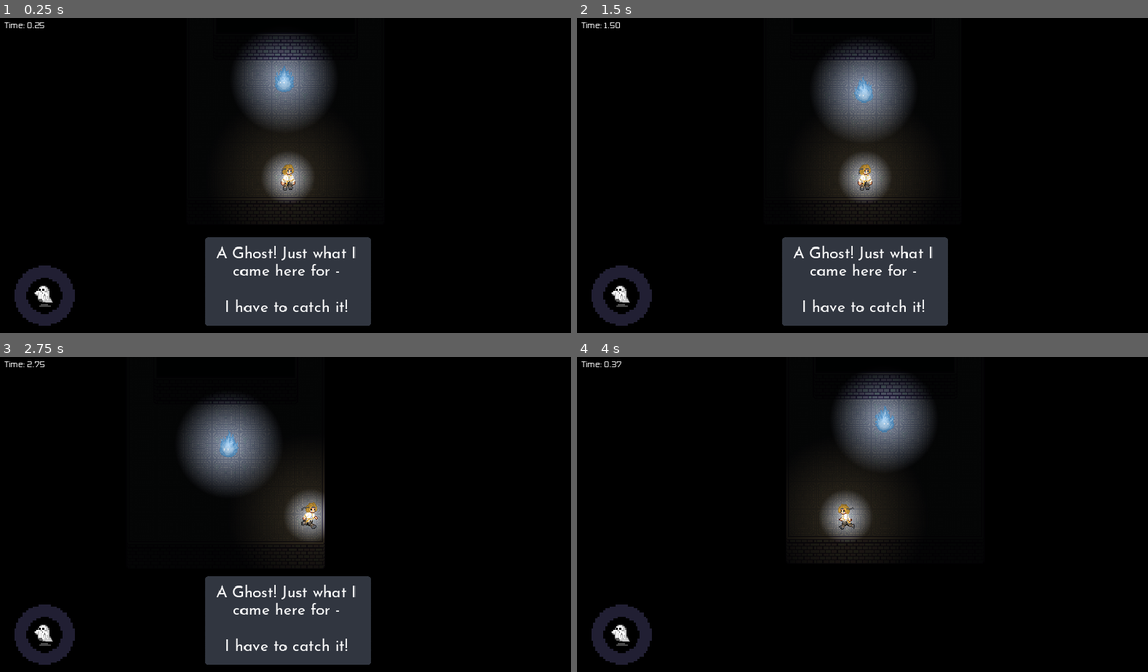
Above: before the commit, frames 1-4 (two rows, left to right).
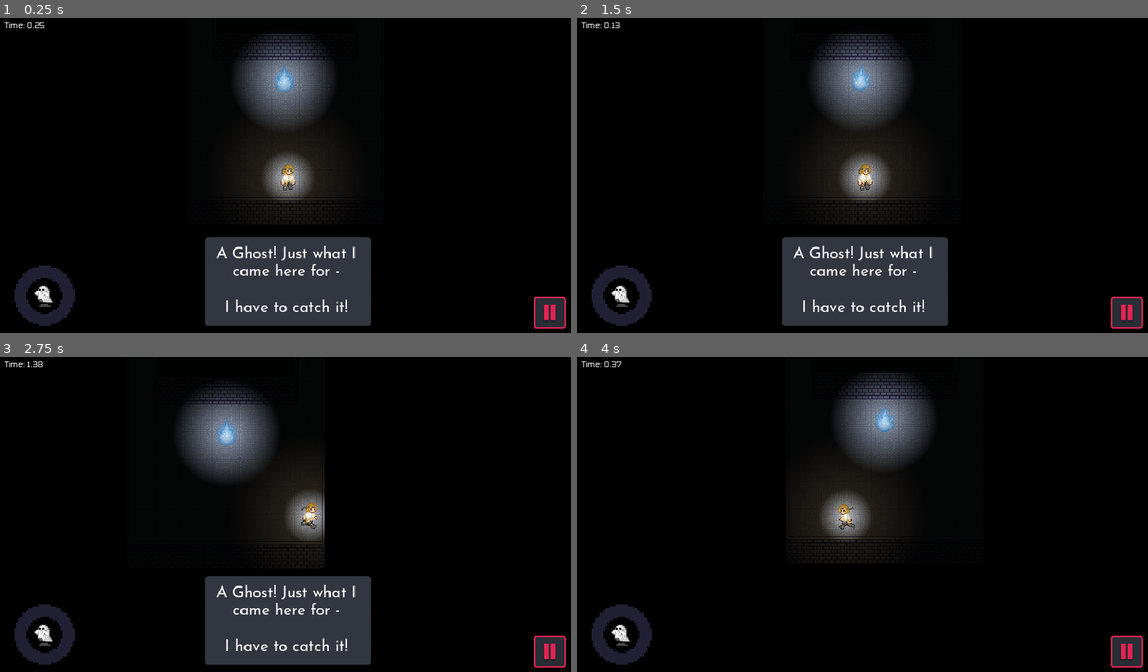
Above: after the commit, the same moments.

Repository: junyynyyn/Summer-Jam-2024
Game: Godot game, scene res://Scenes/Levels/Level1.tscn
Same seed, same stepped clock (60 frames per second), same inputs: the game is played once before the commit and once after it. This scene is started directly instead of the project's main scene.
Inputs (mouse positions are in pixels of both pictures, inside the frame that each line leads up to):
- Up to frame 1 (0.25 s): no input
- Up to frame 2 (1.5 s): click (1125, 314) at 0.52 s; click (799, 112) at 1.27 s
- Up to frame 3 (2.75 s): tap E at 2 s; move the mouse to (416, 501) at 2.02 s; hold D (right) from 2.03 s (still down); click (416, 501) at 2.1 s; tap W (up) at 2.27 s
- Up to frame 4 (4 s): release D (right) at 2.75 s; tap Enter at 2.75, 3.5 s; drag from (748, 533) to (885, 514) at 2.77 s; move the mouse to (925, 445) at 3.52 s; hold A (left) from 3.53 s (still down); tap R at 3.6 s

The runs differ from the first frame. In frame 1, 0.6% of the frame differs, in the area x 93-100%, y 88-99%; in frame 2, 2.9%; in frame 3, 3.0%, in the area x 4-100%, y 1-99%; in frame 4, 0.6%.

Commit message:
moved hook points

Diff:
--- a/UniMelb Game Jam/Scenes/Levels/Level4.tscn
+++ b/UniMelb Game Jam/Scenes/Levels/Level4.tscn
@@ -15,15 +15,15 @@
 ThreeStar = 9.25
 Gold = 8.3
 
-[node name="TileMap" parent="." index="2"]
+[node name="TileMap" parent="." index="1"]
 layer_0/tile_data = PackedInt32Array(458759, 65540, 1, 524295, 65540, 1, 589831, 65540, 1, 655367, 65540, 1, 720903, 65 …(4120 unchanged characters)…
 layer_1/tile_data = PackedInt32Array(458758, 4, 1, 524294, 4, 1, 589830, 4, 1, 655366, 4, 1, 720902, 4, 1, 786438, 4, 1 …(2863 unchanged characters)…
 
 [node name="HookPoint2" parent="Objects" index="0" instance=ExtResource("5_qb1b1")]
-position = Vector2(433, 432)
+position = Vector2(464, 432)
 
 [node name="HookPoint3" parent="Objects" index="1" instance=ExtResource("5_qb1b1")]
-position = Vector2(1136, 174)
+position = Vector2(1136, 176)
 
 [node name="Running Ghost" parent="Objects" index="2" instance=ExtResource("2_c0hr7")]
 position = Vector2(276, 430)
--- a/UniMelb Game Jam/Scenes/Levels/Level5.tscn
+++ b/UniMelb Game Jam/Scenes/Levels/Level5.tscn
@@ -17,7 +17,7 @@
 ThreeStar = 20.0
 Gold = 17.15
 
-[node name="TileMap" parent="." index="2"]
+[node name="TileMap" parent="." index="1"]
 layer_0/tile_data = PackedInt32Array(458757, 65540, 1, 524293, 65540, 1, 589829, 65540, 1, 458758, 65540, 1, 524294, 65 …(7611 unchanged characters)…
 layer_1/tile_data = PackedInt32Array(655365, 65540, 2, 655366, 65540, 2, 655367, 65540, 2, 655368, 65540, 2, 655369, 19 …(4811 unchanged characters)…
 layer_2/tile_data = PackedInt32Array(983055, 4, 1, 917519, 4, 1, 851983, 4, 1, 786447, 4, 1, 720911, 4, 1, 655375, 4, 1 …(251 unchanged characters)…
@@ -39,19 +39,19 @@
 target_teleporter = NodePath("../TeleportPad3")
 
 [node name="HookPoint" parent="Objects" index="4" instance=ExtResource("7_4h86s")]
-position = Vector2(845, 274)
+position = Vector2(848, 272)
 
 [node name="HookPoint2" parent="Objects" index="5" instance=ExtResource("7_4h86s")]
-position = Vector2(792, 467)
+position = Vector2(784, 464)
 
 [node name="HookPoint3" parent="Objects" index="6" instance=ExtResource("7_4h86s")]
-position = Vector2(560, 270)
+position = Vector2(560, 272)
 
 [node name="HookPoint4" parent="Objects" index="7" instance=ExtResource("7_4h86s")]
-position = Vector2(562, 847)
+position = Vector2(560, 848)
 
 [node name="HookPoint5" parent="Objects" index="8" instance=ExtResource("7_4h86s")]
-position = Vector2(1307, 365)
+position = Vector2(1296, 368)
 
 [node name="Running Ghost12" parent="Ghosts" index="0" instance=ExtResource("4_1ivm4")]
 position = Vector2(561, 674)
--- a/UniMelb Game Jam/Scenes/Levels/Level6.tscn
+++ b/UniMelb Game Jam/Scenes/Levels/Level6.tscn
@@ -22,28 +22,28 @@
 layer_2/tile_data = PackedInt32Array(458738, 131076, 1, 458740, 4, 1)
 
 [node name="HookPoint" parent="Objects" index="0" instance=ExtResource("2_r7eox")]
-position = Vector2(-495, 111)
+position = Vector2(-496, 112)
 
 [node name="HookPoint3" parent="Objects" index="1" instance=ExtResource("2_r7eox")]
-position = Vector2(-302, 311)
+position = Vector2(-304, 304)
 
 [node name="HookPoint2" parent="Objects" index="2" instance=ExtResource("2_r7eox")]
-position = Vector2(-303, 13)
+position = Vector2(-304, 16)
 
 [node name="HookPoint4" parent="Objects" index="3" instance=ExtResource("2_r7eox")]
-position = Vector2(-306, -498)
+position = Vector2(-304, -496)
 
 [node name="HookPoint5" parent="Objects" index="4" instance=ExtResource("2_r7eox")]
-position = Vector2(562, -758)
+position = Vector2(560, -752)
 
 [node name="HookPoint6" parent="Objects" index="5" instance=ExtResource("2_r7eox")]
-position = Vector2(178, -926)
+position = Vector2(176, -912)
 
 [node name="HookPoint7" parent="Objects" index="6" instance=ExtResource("2_r7eox")]
-position = Vector2(556, -901)
+position = Vector2(560, -912)
 
 [node name="HookPoint8" parent="Objects" index="7" instance=ExtResource("2_r7eox")]
-position = Vector2(939, -910)
+position = Vector2(944, -912)
 
 [node name="Running Ghost" parent="Ghosts" index="0" instance=ExtResource("4_c8dil")]
 position = Vector2(-303, 196)
@@ -96,7 +96,7 @@
 position = Vector2(172, -230)
 
 [node name="Mirrored Ghost4" parent="Ghosts" index="16" instance=ExtResource("4_gmou5")]
-position = Vector2(944, -848)
+position = Vector2(944, -832)
 
 [node name="Mirrored Ghost5" parent="Ghosts" index="17" instance=ExtResource("4_gmou5")]
 position = Vector2(841, -77)
--- a/UniMelb Game Jam/Scenes/Levels/Level7.tscn
+++ b/UniMelb Game Jam/Scenes/Levels/Level7.tscn
@@ -64,10 +64,10 @@
 position = Vector2(375, 620)
 
 [node name="HookPoint" parent="Ghosts" index="9" instance=ExtResource("3_wayfx")]
-position = Vector2(18, 624)
+position = Vector2(16, 624)
 
 [node name="HookPoint2" parent="Ghosts" index="10" instance=ExtResource("3_wayfx")]
-position = Vector2(749, 625)
+position = Vector2(752, 624)
 
 [node name="Running Ghost" parent="Ghosts" index="11" instance=ExtResource("5_udbc6")]
 position = Vector2(639, 178)
--- a/UniMelb Game Jam/Scenes/Levels/Level8.tscn
+++ b/UniMelb Game Jam/Scenes/Levels/Level8.tscn
@@ -25,34 +25,34 @@
 position = Vector2(48, -144)
 
 [node name="HookPoint2" parent="Objects" index="1" instance=ExtResource("2_img6x")]
-position = Vector2(49, -333)
+position = Vector2(48, -336)
 
 [node name="HookPoint3" parent="Objects" index="2" instance=ExtResource("2_img6x")]
-position = Vector2(115, -768)
+position = Vector2(112, -752)
 
 [node name="HookPoint4" parent="Objects" index="3" instance=ExtResource("2_img6x")]
 position = Vector2(-16, -1168)
 
 [node name="HookPoint5" parent="Objects" index="4" instance=ExtResource("2_img6x")]
-position = Vector2(113, -1426)
+position = Vector2(112, -1424)
 
 [node name="HookPoint6" parent="Objects" index="5" instance=ExtResource("2_img6x")]
-position = Vector2(114, -1814)
+position = Vector2(112, -1808)
 
 [node name="HookPoint7" parent="Objects" index="6" instance=ExtResource("2_img6x")]
-position = Vector2(-15, -2894)
+position = Vector2(-16, -2896)
 
 [node name="HookPoint9" parent="Objects" index="7" instance=ExtResource("2_img6x")]
-position = Vector2(113, -3394)
+position = Vector2(112, -3376)
 
 [node name="HookPoint10" parent="Objects" index="8" instance=ExtResource("2_img6x")]
-position = Vector2(-16, -3277)
+position = Vector2(-16, -3280)
 
 [node name="HookPoint8" parent="Objects" index="9" instance=ExtResource("2_img6x")]
-position = Vector2(-15, -2580)
+position = Vector2(-16, -2576)
 
 [node name="HookPoint11" parent="Objects" index="10" instance=ExtResource("2_img6x")]
-position = Vector2(114, -3063)
+position = Vector2(112, -3056)
 
 [node name="Running Ghost" parent="Ghosts" index="0" instance=ExtResource("3_jy03n")]
 position = Vector2(-15, -626)
--- a/UniMelb Game Jam/Scenes/Levels/Level9.tscn
+++ b/UniMelb Game Jam/Scenes/Levels/Level9.tscn
@@ -21,34 +21,34 @@
 layer_0/tile_data = PackedInt32Array(458759, 65540, 1, 524295, 65540, 1, 589831, 65540, 1, 458760, 65540, 1, 524296, 65 …(14996 unchanged characters)…
 
 [node name="HookPoint" parent="Objects" index="0" instance=ExtResource("3_p7722")]
-position = Vector2(273, 174)
+position = Vector2(272, 176)
 
 [node name="HookPoint2" parent="Objects" index="1" instance=ExtResource("3_p7722")]
-position = Vector2(840, 272)
+position = Vector2(848, 272)
 
 [node name="HookPoint4" parent="Objects" index="2" instance=ExtResource("3_p7722")]
-position = Vector2(1139, 201)
+position = Vector2(1136, 208)
 
 [node name="HookPoint7" parent="Objects" index="3" instance=ExtResource("3_p7722")]
-position = Vector2(1456, 177)
+position = Vector2(1456, 176)
 
 [node name="HookPoint5" parent="Objects" index="4" instance=ExtResource("3_p7722")]
-position = Vector2(1876, 559)
+position = Vector2(1872, 560)
 
 [node name="HookPoint8" parent="Objects" index="5" instance=ExtResource("3_p7722")]
-position = Vector2(1582, 561)
+position = Vector2(1584, 560)
 
 [node name="HookPoint9" parent="Objects" index="6" instance=ExtResource("3_p7722")]
-position = Vector2(1233, 655)
+position = Vector2(1232, 656)
 
 [node name="HookPoint6" parent="Objects" index="7" instance=ExtResource("3_p7722")]
-position = Vector2(1996, 175)
+position = Vector2(2000, 176)
 
 [node name="HookPoint10" parent="Objects" index="8" instance=ExtResource("3_p7722")]
-position = Vector2(2136, 175)
+position = Vector2(2128, 176)
 
 [node name="HookPoint3" parent="Objects" index="9" instance=ExtResource("3_p7722")]
-position = Vector2(524, 177)
+position = Vector2(528, 176)
 
 [node name="TeleportPad" parent="Objects" index="10" node_paths=PackedStringArray("target_teleporter") instance=ExtResource("4_70ly7")]
 position = Vector2(1703, 176)
@@ -58,7 +58,7 @@
 position = Vector2(1708, 564)
 
 [node name="TeleportPad3" parent="Objects" index="12" node_paths=PackedStringArray("target_teleporter") instance=ExtResource("4_70ly7")]
-position = Vector2(2192, 175)
+position = Vector2(2208, 176)
 target_teleporter = NodePath("../TeleportPad2")
 
 [node name="Running Ghost" parent="Ghosts" index="0" instance=ExtResource("4_i68eu")]
@@ -89,7 +89,7 @@
 position = Vector2(1232, 555)
 
 [node name="Running Ghost8" parent="Ghosts" index="9" instance=ExtResource("4_i68eu")]
-position = Vector2(2057, 177)
+position = Vector2(2064, 176)
 
 [node name="Teleporting Ghost" parent="Ghosts" index="10" node_paths=PackedStringArray("teleport_point_1", "teleport_point_2") instance=ExtResource("6_6d0dg")]
 position = Vector2(1550, 79)
--- a/UniMelb Game Jam/Scenes/Menus/Settings.tscn
+++ b/UniMelb Game Jam/Scenes/Menus/Settings.tscn
@@ -6,8 +6,6 @@
 [ext_resource type="Texture2D" uid="uid://c66fu2ywu4ms2" path="res://Sprites/UI/Home Button.png" id="2_h3rpq"]
 [ext_resource type="Texture2D" uid="uid://cl5vgo46f5wj3" path="res://Sprites/UI/Home Button Hover.png" id="3_7se7m"]
 [ext_resource type="PackedScene" uid="uid://b8mnu874wf7pu" path="res://Scenes/Levels/Volume Slider.tscn" id="3_nah48"]
-[ext_resource type="Texture2D" uid="uid://b2o4hsfmm4ml0" path="res://Sprites/UI/Left Arrow.png" id="7_rycjf"]
-[ext_resource type="Texture2D" uid="uid://rfk0hubvp62g" path="res://Sprites/UI/Left Arrow Hover.png" id="8_d8eka"]
 
 [node name="Settings" type="Control"]
 layout_mode = 3
@@ -129,25 +127,7 @@
 ignore_texture_size = true
 stretch_mode = 0
 
-[node name="Back Button" type="TextureButton" parent="."]
-layout_mode = 1
-anchors_preset = -1
-anchor_left = 0.035
-anchor_top = 0.06
-anchor_right = 0.116
-anchor_bottom = 0.938
-offset_left = 87.68
-offset_top = 473.12
-offset_right = 73.368
-offset_bottom = -16.824
-grow_vertical = 0
-texture_normal = ExtResource("7_rycjf")
-texture_hover = ExtResource("8_d8eka")
-ignore_texture_size = true
-stretch_mode = 0
-
 [connection signal="value_changed" from="Master" to="." method="_on_master_value_changed"]
 [connection signal="changed" from="Music" to="." method="_on_music_changed"]
 [connection signal="changed" from="Sound Effects" to="." method="_on_sound_effects_changed"]
 [connection signal="pressed" from="Home" to="." method="_on_home_pressed"]
-[connection signal="pressed" from="Back Button" to="." method="_on_back_button_pressed"]
--- a/UniMelb Game Jam/Scenes/ui.tscn
+++ b/UniMelb Game Jam/Scenes/ui.tscn
@@ -20,6 +20,8 @@
 [ext_resource type="PackedScene" uid="uid://c15ai7m52mkbj" path="res://Scenes/Menus/pause_menu.tscn" id="16_xwc3m"]
 [ext_resource type="Theme" uid="uid://delu8ktxuye4b" path="res://Animations/ui.tres" id="17_skp2h"]
 [ext_resource type="Texture2D" uid="uid://dl1bm6vo0ox5c" path="res://Sprites/ZZ5H.png" id="18_chx8y"]
+[ext_resource type="Texture2D" uid="uid://dkce7v7hxoocr" path="res://Sprites/UI/Default.png" id="21_homnm"]
+[ext_resource type="Texture2D" uid="uid://bqtscy6k62uy7" path="res://Sprites/UI/Hover.png" id="22_rdgm1"]
 
 [sub_resource type="Curve" id="Curve_ss43x"]
 _data = [Vector2(0.0028169, 1), 0.0, 0.0, 0, 0, Vector2(0.639437, 0.564764), 0.0, 0.0, 0, 0, Vector2(1, 0), 0.0, 0.0, 0, 0]
@@ -208,6 +210,7 @@
 
 [node name="FinishScreen" type="Control" parent="."]
 unique_name_in_owner = true
+visible = false
 layout_mode = 3
 anchor_left = 0.32
 anchor_top = 0.209
@@ -537,6 +540,17 @@
 [node name="Pause Menu" parent="." instance=ExtResource("16_xwc3m")]
 visible = false
 
+[node name="PauseButton" type="TextureButton" parent="."]
+offset_left = 1059.0
+offset_top = 560.0
+offset_right = 1129.0
+offset_bottom = 630.0
+texture_normal = ExtResource("21_homnm")
+texture_hover = ExtResource("22_rdgm1")
+ignore_texture_size = true
+stretch_mode = 0
+
 [connection signal="pressed" from="FinishScreen/GridContainer/ReplayButton" to="." method="_on_replay_button_pressed"]
 [connection signal="pressed" from="FinishScreen/GridContainer/NextLevelButton" to="." method="_on_next_level_button_pressed"]
 [connection signal="pressed" from="FinishScreen/GridContainer/LevelSelectButton" to="." method="_on_level_select_button_pressed"]
+[connection signal="pressed" from="PauseButton" to="." method="_on_pause_button_pressed"]
--- a/UniMelb Game Jam/Scripts/Settings.gd
+++ b/UniMelb Game Jam/Scripts/Settings.gd
@@ -24,7 +24,6 @@
 	SceneTransition.change_scene("res://Scenes/Menus/main_menu.tscn")
 
 
-
 func _on_master_value_changed(value: float) -> void:
 	# Set the master volume in the audio server and save the setting
 	Global.master_volume = value
--- a/UniMelb Game Jam/Scripts/ui.gd
+++ b/UniMelb Game Jam/Scripts/ui.gd
@@ -149,3 +149,6 @@
 	if a["time"] < b["time"]:
 		return true
 	return false
+
+func _on_pause_button_pressed():
+	pause_game()
Not shown: 1 places in UniMelb Game Jam/Scenes/Menus/Settings.tscn that only renumber resources
Not shown: 1 places in UniMelb Game Jam/Scenes/ui.tscn that only renumber resources
Binary file added: UniMelb Game Jam/Sprites/UI/Default.png
Not shown, added: UniMelb Game Jam/Sprites/UI/Default.png.import
Binary file added: UniMelb Game Jam/Sprites/UI/Hover.png
Not shown, added: UniMelb Game Jam/Sprites/UI/Hover.png.import
